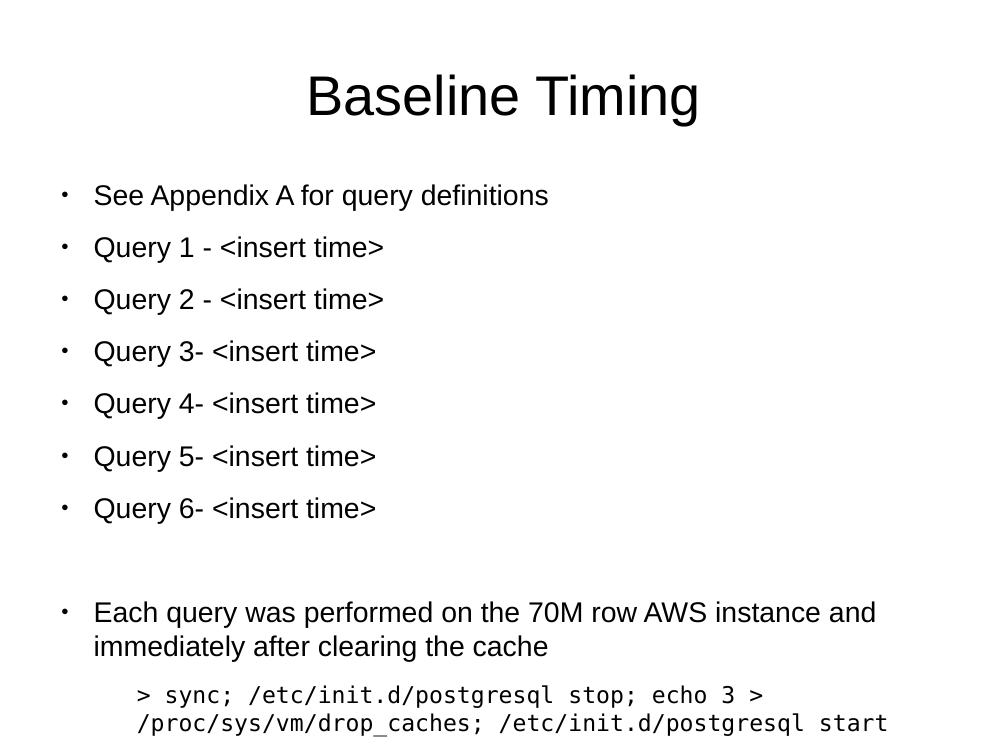
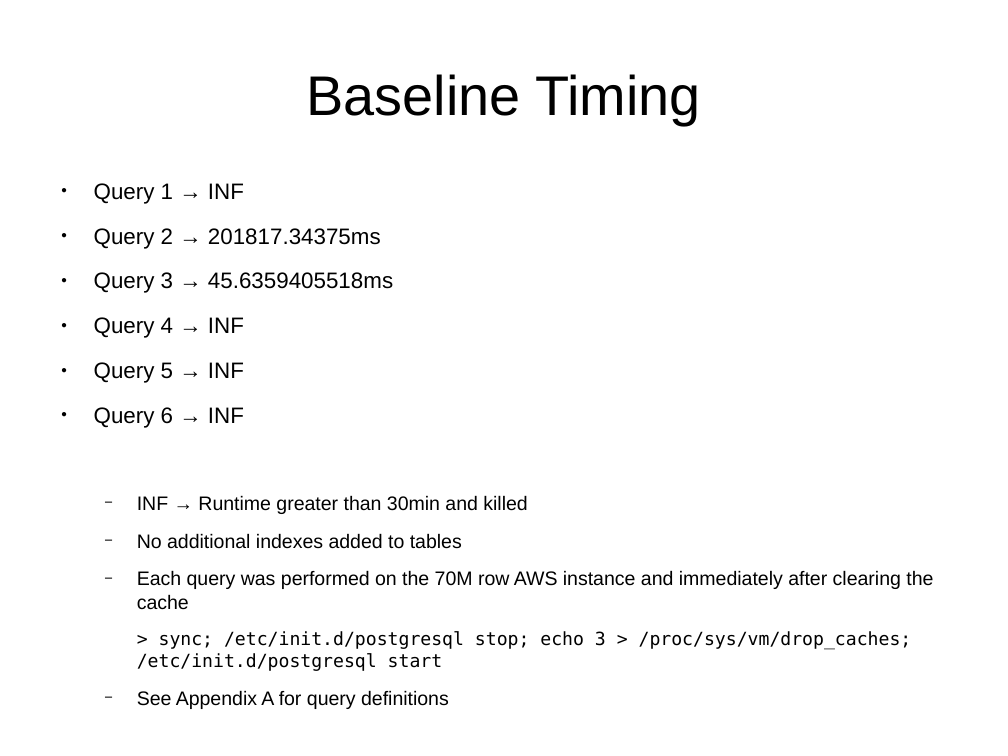
Before and after one commit to afcarl/dse201_final, a slide deck: slide 2 of dse201_final_report.odp. Drawn at 1008x756 pixels with LibreOffice and Linux fonts; fonts in the diff are those of the drawing. Boxes give left, top, right and bottom in pixels: in the first picture for what was removed or moved away, otherwise in the second. Text is boxed around its words. In the diff, an @@ line names an element or a change of style, - is before the commit and + after.

```diff
--- a/dse201_final_report.odp
+++ b/dse201_final_report.odp
@@ text at (x1=94, y1=183, x2=527, y2=549): text changed; size 22.4 to 17.6 pt @@
-● See Appendix A for query definitions
-● Query 1 - <insert time>
-● Query 2 - <insert time>
-● Query 3- <insert time>
-● Query 4- <insert time>
-● Query 5- <insert time>
-● Query 6- <insert time>
+● Query 1 → INF
+● Query 2 → 201817.34375ms
+● Query 3 → 45.6359405518ms
+● Query 4 → INF
+● Query 5 → INF
+● Query 6 → INF
+  − INF → Runtime greater than 30min and killed
+  − No additional indexes added to tables
@@ text at (x1=137, y1=570, x2=933, y2=671): size 22.4 to 15.4 pt in "Each query was performed on the 70M ..."; size 18.2 to 14.3 pt in "> sync; /etc/init.d/postgresql stop; echo 3 > ..."; bullet ● to −; list level 1 to 2 in "Each query was performed on ..." @@
@@ text at (x1=137, y1=690, x2=449, y2=709): paragraph added @@
+  − See Appendix A for query definitions
```
Also in this commit, not shown: 4 other slides changed, 1 slide added, 1 slide removed.
